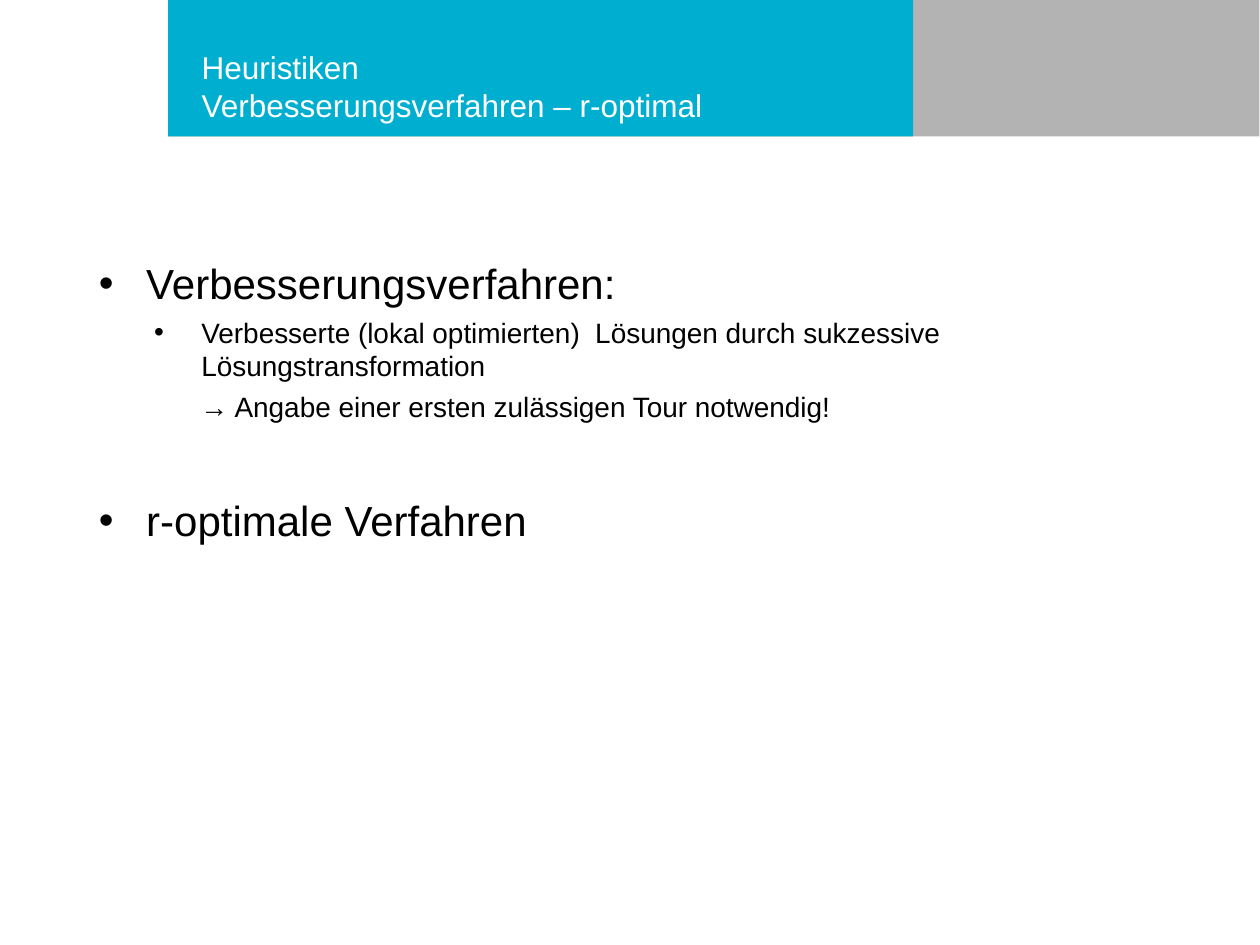
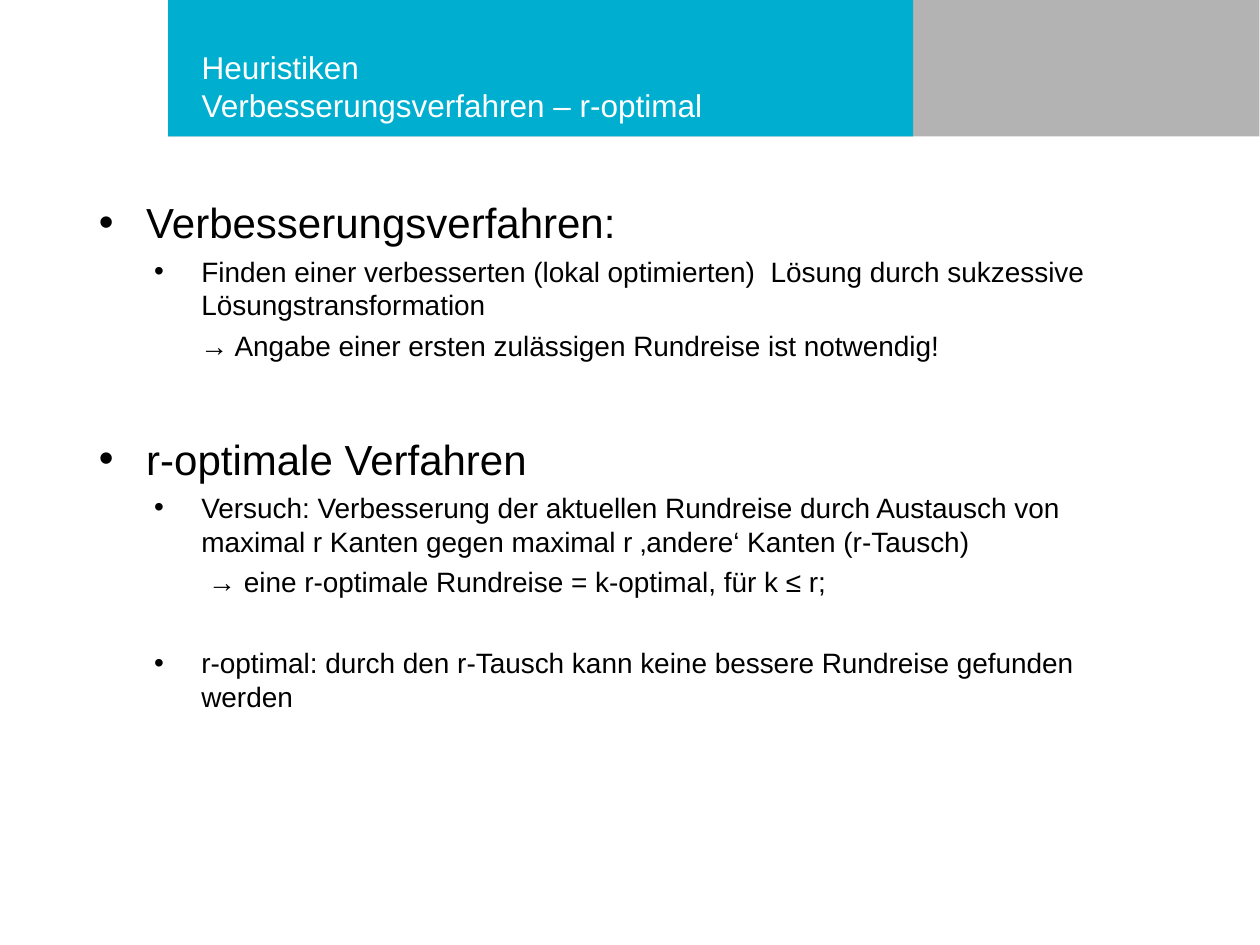
Before and after one commit to philurlaub/matlab2016, a slide deck: slide 11 of Präsentation.ppt. Drawn at 1260x945 pixels with LibreOffice and Linux fonts; fonts in the diff are those of the drawing; background and template pictures are left out. Boxes give left, top, right and bottom in pixels: in the first picture for what was removed or moved away, otherwise in the second. Text is boxed around its words. In the diff, an @@ line names an element or a change of style, - is before the commit and + after.

```diff
--- a/Präsentation.ppt
+++ b/Präsentation.ppt
@@ text "Verbesserungsverfahren:": place and size @@
-text "Verbesserungsverfahren:" at [146,268,940,545]
+text "Verbesserungsverfahren:" at [146,207,1084,708]
@@ text at [201,261,1084,361]: text changed @@
-    • Verbesserte (lokal optimierten) Lösungen durch sukzessive Lösungstransformation
-    → Angabe einer ersten zulässigen Tour notwendig!
+    • Finden einer verbesserten (lokal optimierten) Lösung durch sukzessive Lösungstransformation
+    → Angabe einer ersten zulässigen Rundreise ist notwendig!
@@ text at [201,497,1073,708]: paragraphs added @@
+    • Versuch: Verbesserung der aktuellen Rundreise durch Austausch von maximal r Kanten gegen maximal r ‚andere‘ Kanten (r-Tausch)
+    → eine r-optimale Rundreise = k-optimal, für k ≤ r;
+    • r-optimal: durch den r-Tausch kann keine bessere Rundreise gefunden werden
```
Also in this commit, not shown: 5 other slides changed, 6 slides added, 2 slides removed, 3 other files.
